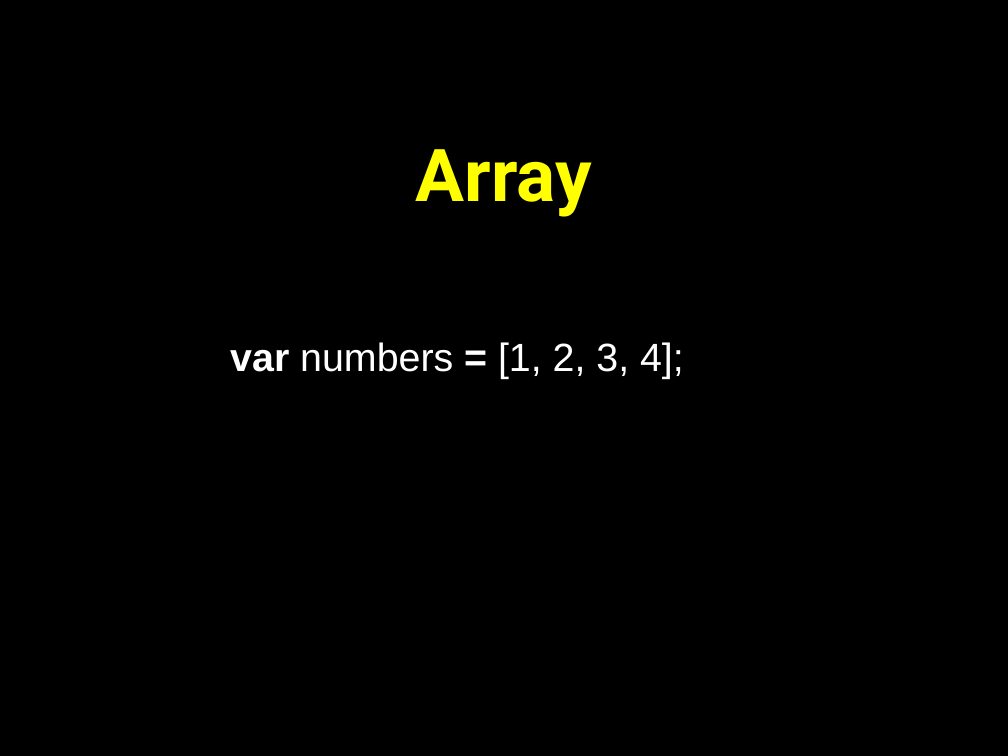
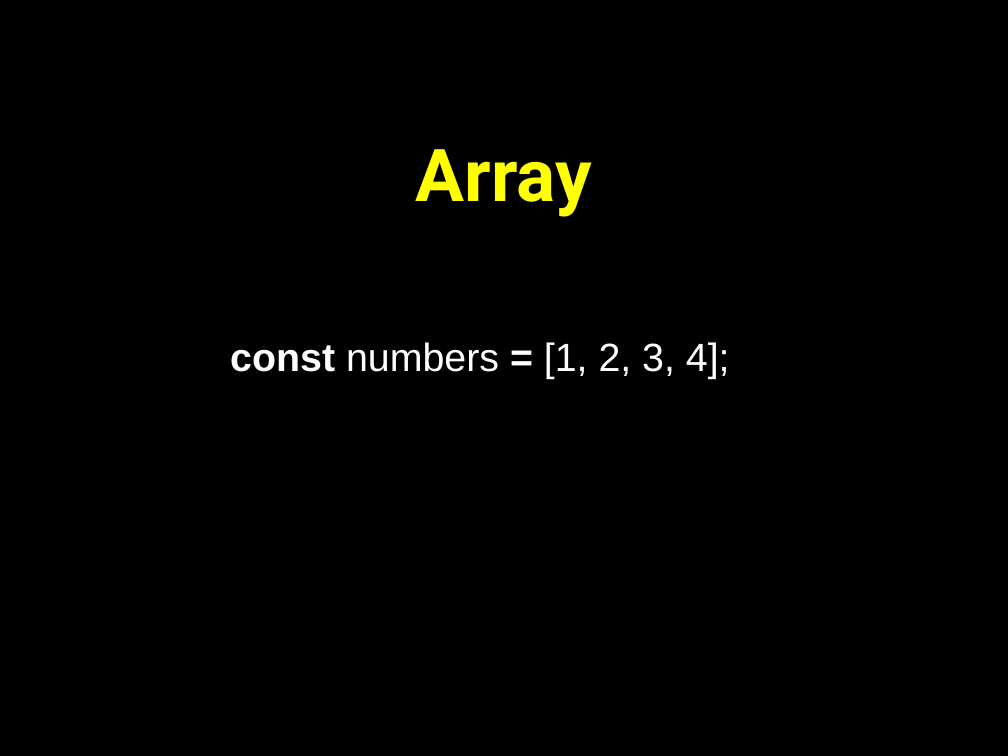
Before and after one commit to petereijgermans11/frontend-cursus, a slide deck: slide 11 of frontend-cursus/ 5 - Functional programmming.pptx. Drawn at 1008x756 pixels with LibreOffice and Linux fonts; fonts in the diff are those of the drawing. Boxes give left, top, right and bottom in pixels: in the first picture for what was removed or moved away, otherwise in the second. Text is boxed around its words. In the diff, an @@ line names an element or a change of style, - is before the commit and + after.

```diff
--- a/frontend-cursus/ 5 - Functional programmming.pptx
+++ b/frontend-cursus/ 5 - Functional programmming.pptx
@@ text at (230, 342, 730, 379): text changed @@
-var numbers = [1, 2, 3, 4];
+const numbers = [1, 2, 3, 4];
```
Also in this commit, not shown: 11 other slides changed, 1 other file.
